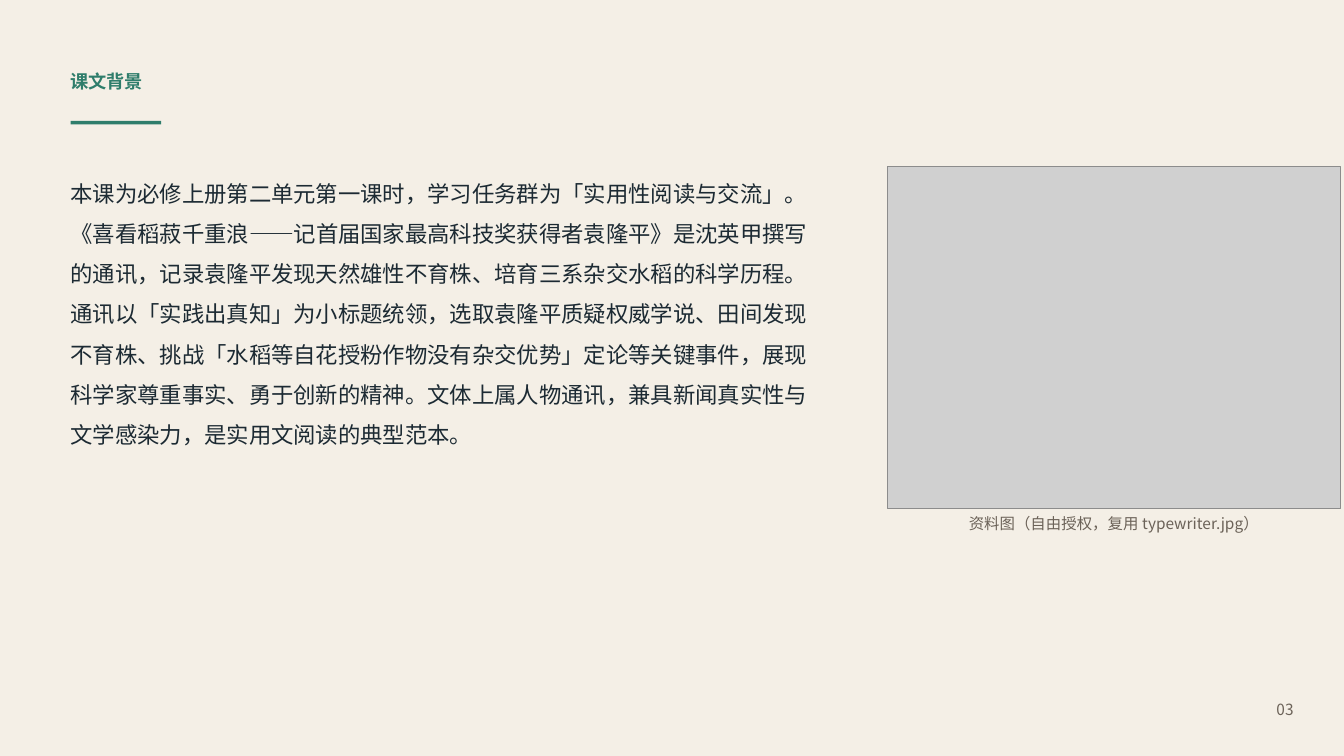
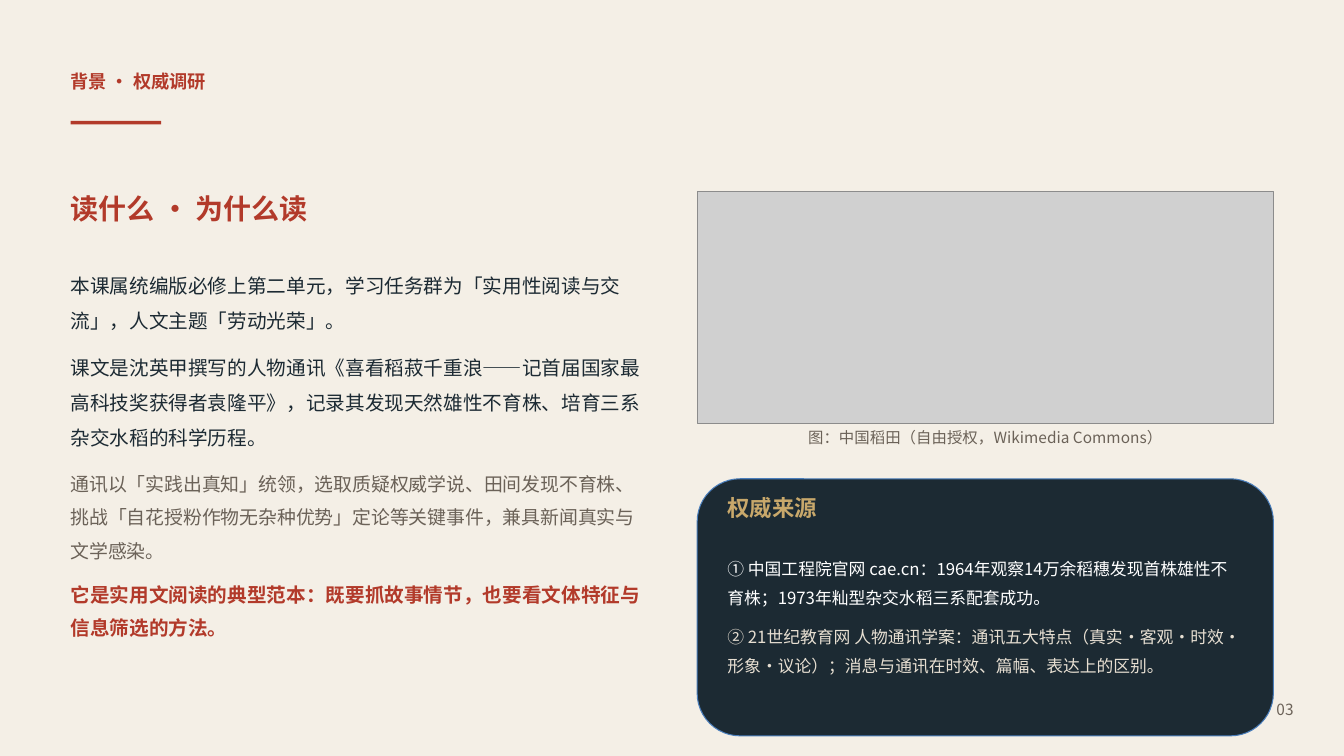
Before and after one commit to katarakinkim-arch/english-lesson-miniprogram, a slide deck: slide 3 of preview_v7/cn/l-cn-bs-u2-1.pptx. Drawn at 1344x756 pixels with LibreOffice and Linux fonts; fonts in the diff are those of the drawing; grey boxes stand for pictures. Boxes give left, top, right and bottom in pixels: in the first picture for what was removed or moved away, otherwise in the second. Text is boxed around its words. In the diff, an @@ line names an element or a change of style, - is before the commit and + after.

Commit message:
fine: 语文 必修上 u2-1 + 第一单元 u1-1..u1-3 精细化课堂PPTX（四层审计全PASS）

```diff
--- a/preview_v7/cn/l-cn-bs-u2-1.pptx
+++ b/preview_v7/cn/l-cn-bs-u2-1.pptx
@@ text at <box>71,72,206,90</box>: text changed; text colour #2E7D6B to #B23A2A @@
-课文背景
+背景 · 权威调研
@@ rectangle at <box>71,121,161,124</box>: fill #2E7D6B to #B23A2A @@
@@ picture removed at <box>887,166,1341,509</box> @@
@@ text added at <box>71,195,307,222</box>, 20 pt, text #B23A2A, bold @@
+读什么 · 为什么读
@@ picture added at <box>698,192,1274,423</box> @@
@@ text at <box>71,276,640,637</box>: text changed; size 16 to 14 pt @@
-本课为必修上册第二单元第一课时，学习任务群为「实用性阅读与交流」。《喜看稻菽千重浪——记首届国家最高科技奖获得者袁隆平》是沈英甲撰写的通讯，记录袁隆平发现天然雄性不育株、培育三系杂交水稻的科学历程。通讯以「实践出真知」为小标题统领，选取袁隆平质疑权威学说、田间发现不育株、挑战「水稻等自花授粉作物没有杂交优势」定论等关键事件，展现科学家尊重事实、勇于创新的精神。文体上属人物通讯，兼具新闻真实性与文学感染力，是实用文阅读的典型范本。
+本课属统编版必修上第二单元，学习任务群为「实用性阅读与交流」，人文主题「劳动光荣」。
+课文是沈英甲撰写的人物通讯《喜看稻菽千重浪——记首届国家最高科技奖获得者袁隆平》，记录其发现天然雄性不育株、培育三系杂交水稻的科学历程。
+通讯以「实践出真知」统领，选取质疑权威学说、田间发现不育株、挑战「自花授粉作物无杂种优势」定论等关键事件，兼具新闻真实与文学感染。
+它是实用文阅读的典型范本：既要抓故事情节，也要看文体特征与信息筛选的方法。
@@ text added at <box>808,430,1162,445</box>, 11 pt, text #6B6258 @@
+图：中国稻田（自由授权，Wikimedia Commons）
@@ rounded rectangle added at <box>698,479,1274,736</box>, fill #1C2A33, outline #4B7EBC 0.75 pt @@
@@ text added at <box>727,497,816,518</box>, 16 pt, text #C8A86B, bold @@
+权威来源
@@ text removed at <box>969,516,1259,533</box> @@
-资料图（自由授权，复用 typewriter.jpg）
@@ text added at <box>727,561,1241,675</box>, 12 pt, text #E7DFD2 @@
+① 中国工程院官网 cae.cn：1964年观察14万余稻穗发现首株雄性不育株；1973年籼型杂交水稻三系配套成功。
+② 21世纪教育网 人物通讯学案：通讯五大特点（真实·客观·时效·形象·议论）；消息与通讯在时效、篇幅、表达上的区别。
```
Also in this commit, not shown: 6 other slides changed, 2 slides added, 2 slides removed, 9 other files.
